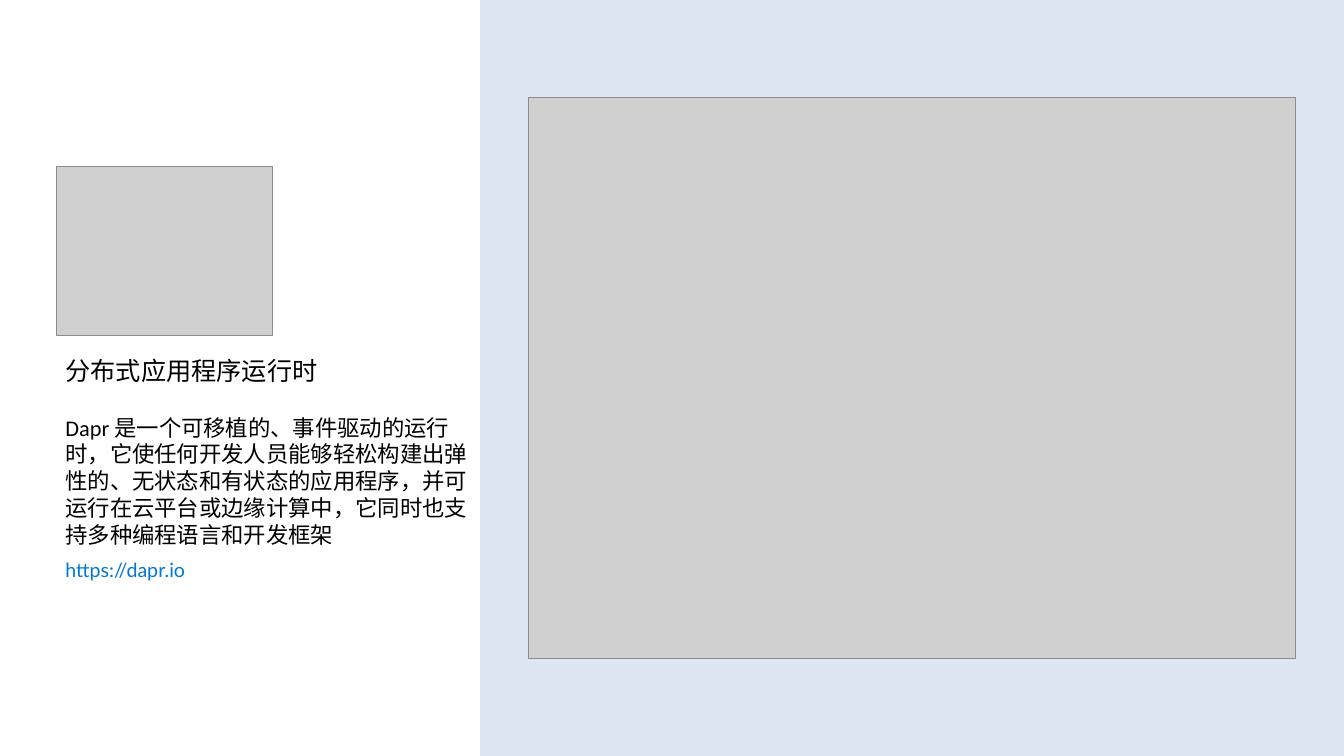
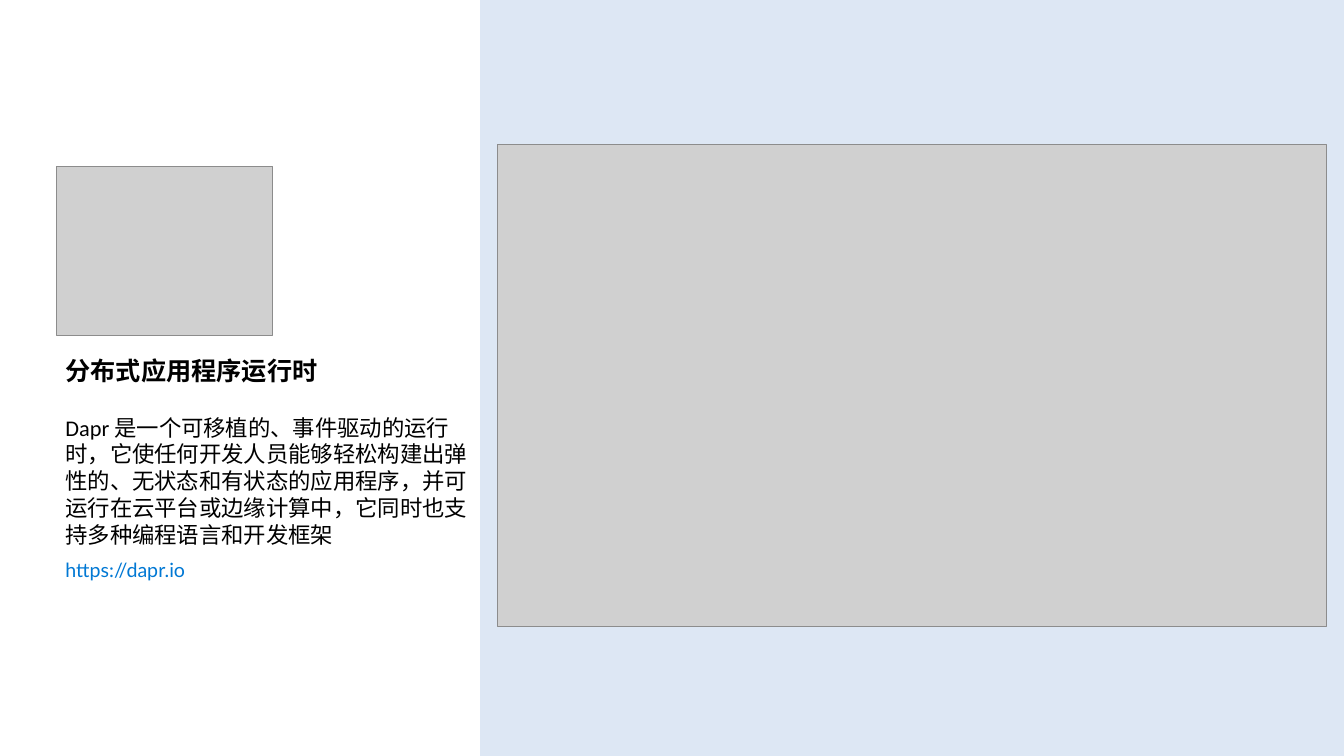
Before and after one commit to geffzhang/TyeDaprDemo, a slide deck: slide 2 of slides.pptx. Drawn at 1344x756 pixels with LibreOffice and Linux fonts; fonts in the diff are those of the drawing; grey boxes stand for pictures. Boxes give left, top, right and bottom in pixels: in the first picture for what was removed or moved away, otherwise in the second. Text is boxed around its words. In the diff, an @@ line names an element or a change of style, - is before the commit and + after.

```diff
--- a/slides.pptx
+++ b/slides.pptx
@@ picture resized from (x1=528, y1=97, x2=1297, y2=658) to (x1=498, y1=145, x2=1327, y2=627) @@
@@ text "分布式应用程序运行时" at (x1=65, y1=358, x2=317, y2=383): bold on @@
```
Also in this commit, not shown: 2 other slides changed, 2 slides added, 2 other files.
